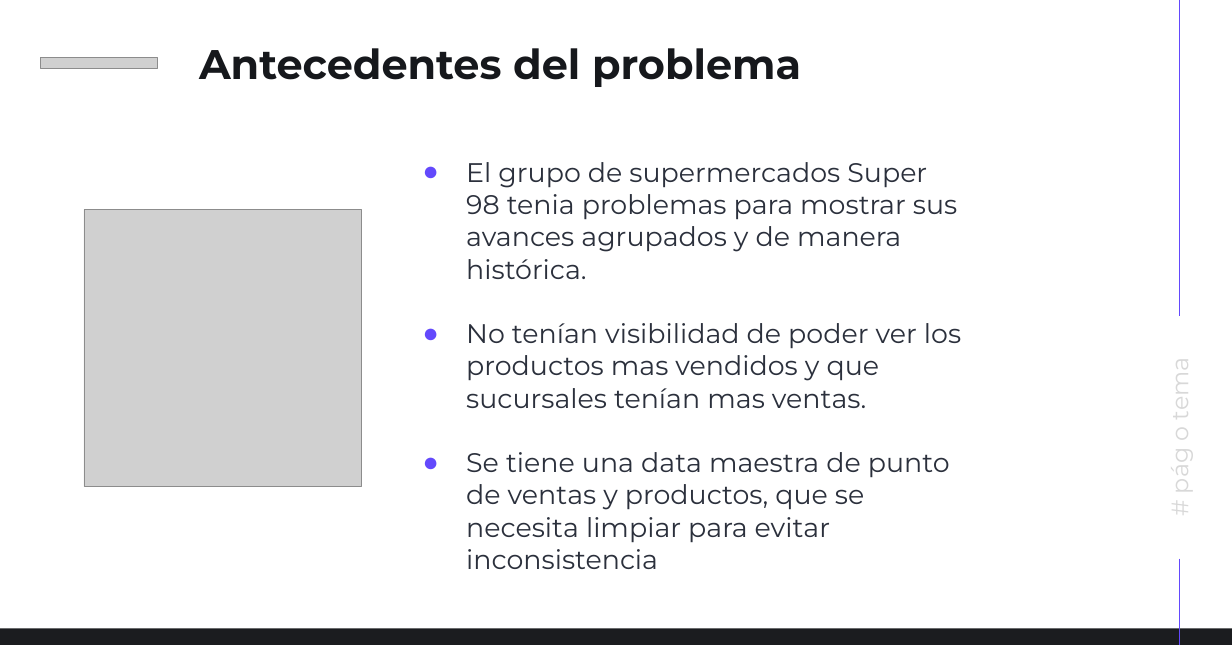
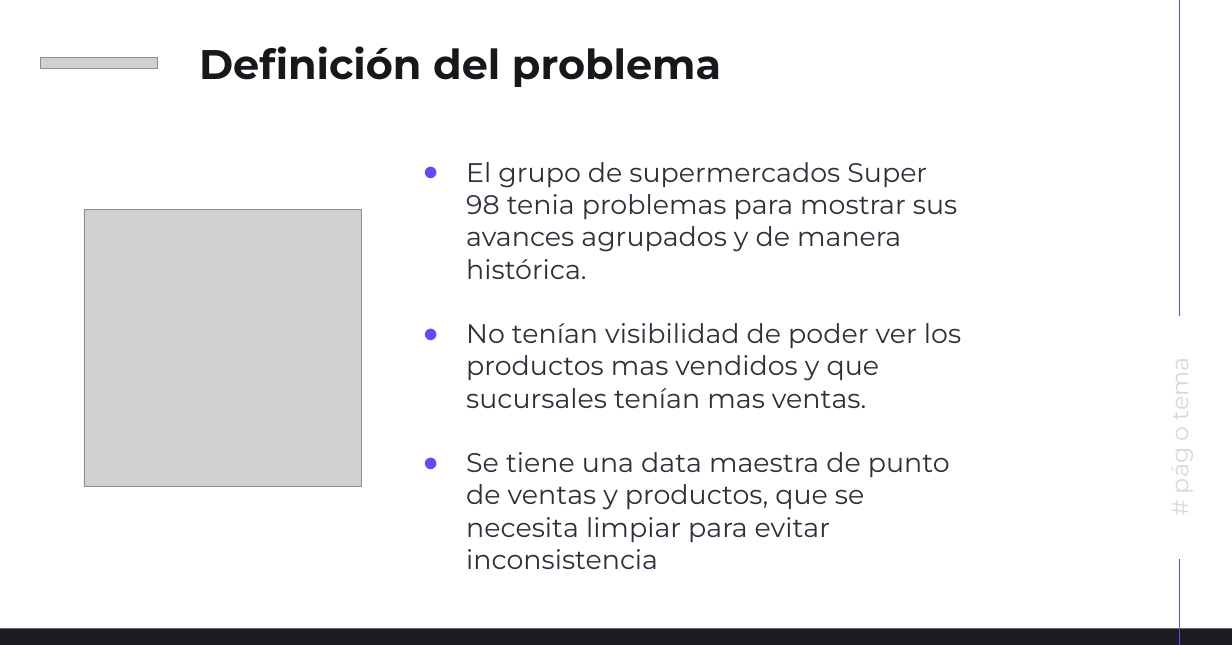
Before and after one commit to JesusRodriguez24/Demo_Final, a slide deck: slide 4 of presentacion/demo_day.pptx (slide 5 before the commit). Drawn at 1232x645 pixels with LibreOffice and Linux fonts; fonts in the diff are those of the drawing; grey boxes stand for pictures. Boxes give left, top, right and bottom in pixels: in the first picture for what was removed or moved away, otherwise in the second. Text is boxed around its words. In the diff, an @@ line names an element or a change of style, - is before the commit and + after.

```diff
--- a/presentacion/demo_day.pptx
+++ b/presentacion/demo_day.pptx
@@ text at [199,46,721,87]: text changed @@
-Antecedentes del problema
+Definición del problema
```
Also in this commit, not shown: 2 other slides changed, 2 slides added, 1 slide removed, 3 other files.
